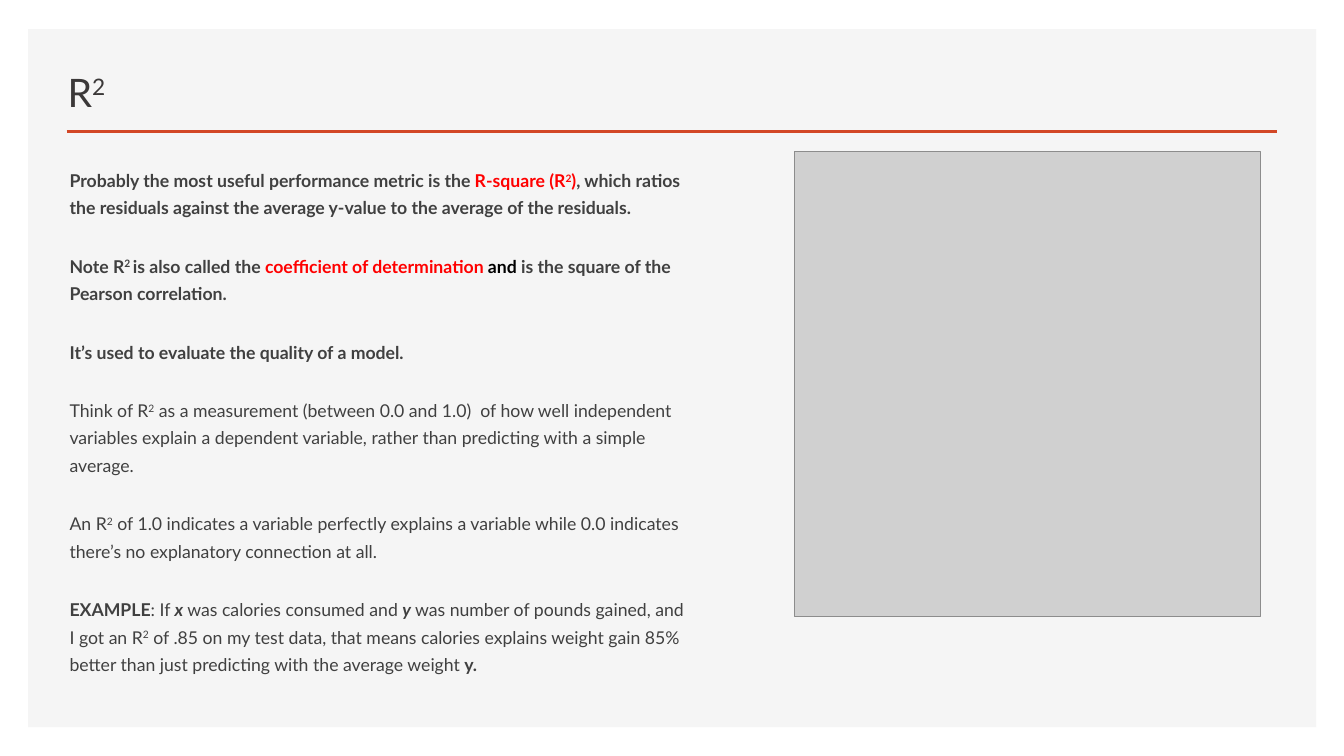
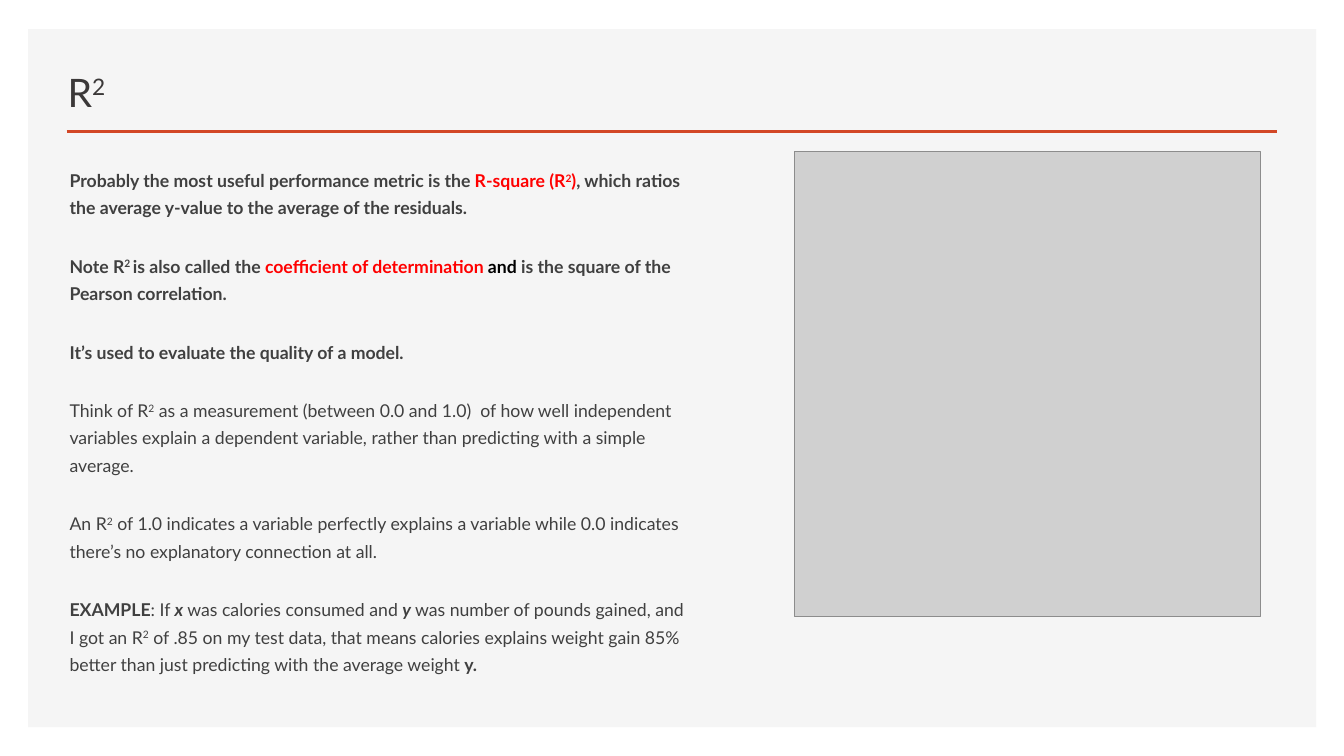
Before and after one commit to thomasnield/oreilly_math_fundamentals_data_science, a slide deck: slide 48 of linear_regression/math_fundamentals_linear_regression.pptx (slide 45 before the commit). Drawn at 1344x756 pixels with LibreOffice and Linux fonts; fonts in the diff are those of the drawing; grey boxes stand for pictures. Boxes give left, top, right and bottom in pixels: in the first picture for what was removed or moved away, otherwise in the second. Text is boxed around its words. In the diff, an @@ line names an element or a change of style, - is before the commit and + after.

```diff
--- a/linear_regression/math_fundamentals_linear_regression.pptx
+++ b/linear_regression/math_fundamentals_linear_regression.pptx
@@ text at (70, 174, 681, 217): text changed @@
-Probably the most useful performance metric is the R-square (R2), which ratios the residuals against the average y-value to the average of the residuals.
+Probably the most useful performance metric is the R-square (R2), which ratios the average y-value to the average of the residuals.
```
Also in this commit, not shown: 7 other slides changed, 8 slides added, 2 slides removed, 1 other file.
